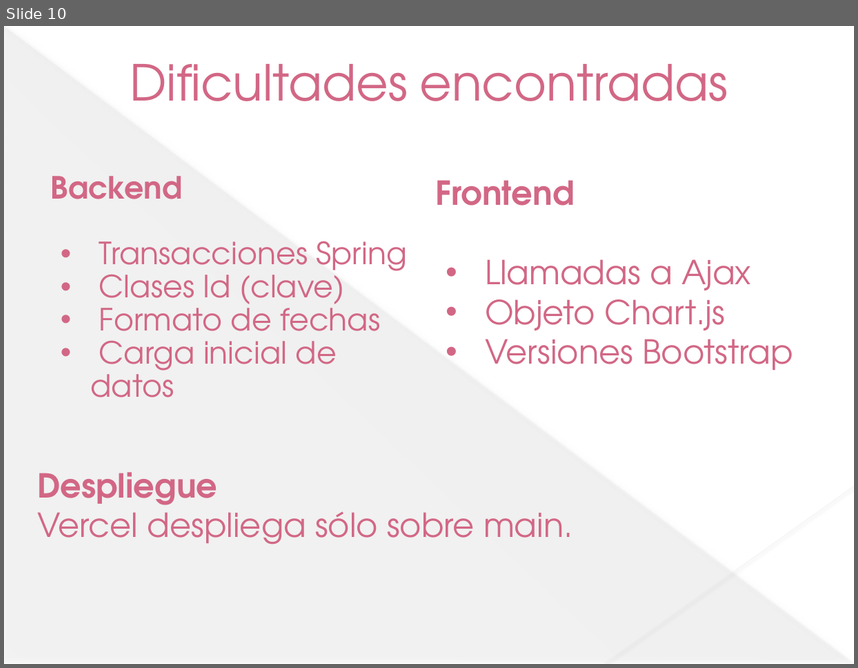
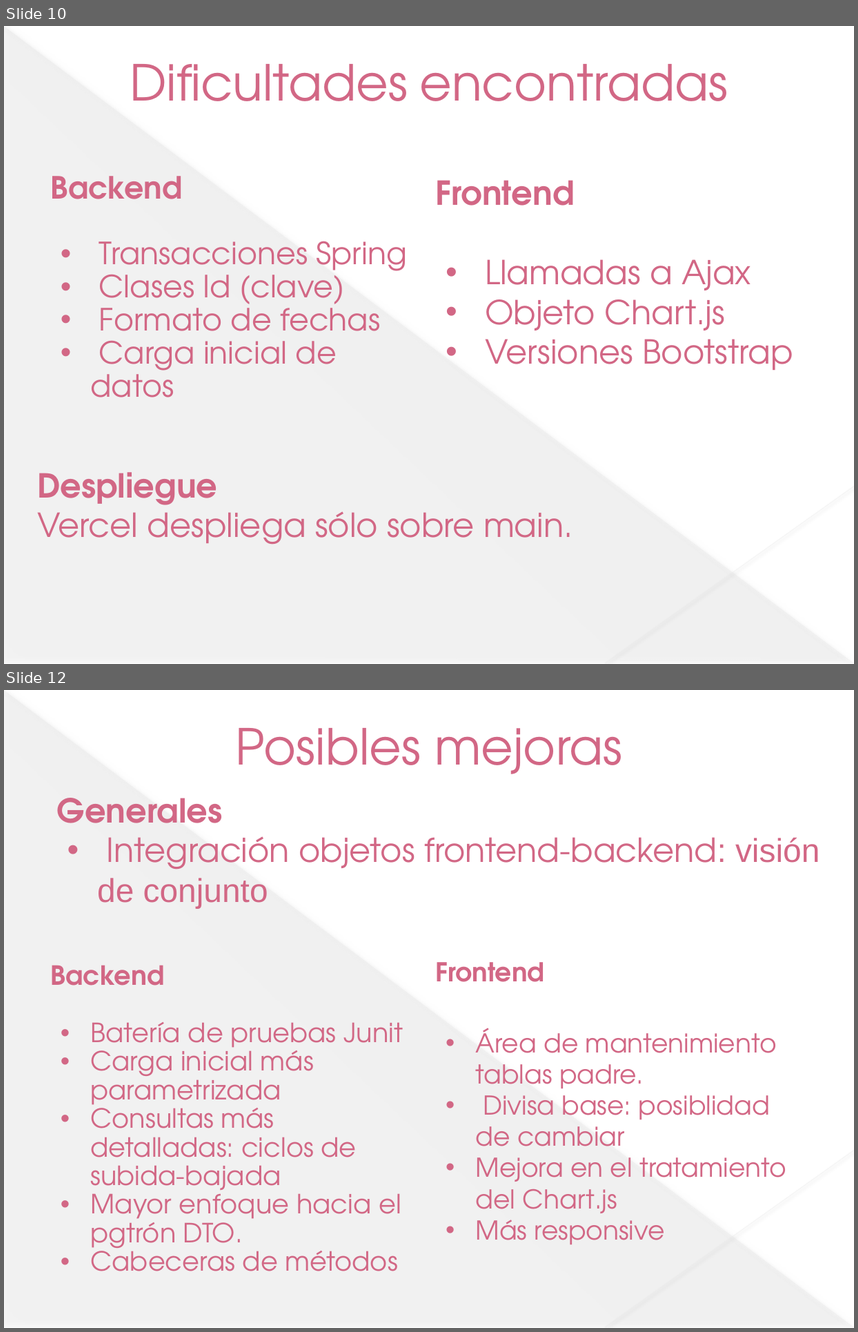
Before and after one commit to jesusdavidguti/ProyectoFinDeCurso, a slide deck: Presentación/Proyecto fin de curso.pptx. Shown one above the other, each under a label of ours: slide 10 before the commit, slides 10 and 12 after it; the slides between them are not shown. The pictures are 858x668 and 858x1332 pixels, drawn with LibreOffice and Linux fonts; fonts in the diff are those of the drawing. Boxes give left, top, right and bottom in pixels: in the first picture for what was removed or moved away, otherwise in the second. Text is boxed around its words. In the diff, an @@ line names an element or a change of style, - is before the commit and + after.

```diff
--- a/Presentación/Proyecto fin de curso.pptx
+++ b/Presentación/Proyecto fin de curso.pptx
@@ slide 12 added at [4,690,854,1328], background #FFFFFF; not listed: 3 template elements that a slide beside it also shows @@
@@ text added at [236,728,622,774], 42 pt, text #D26785 @@
+Posibles mejoras
@@ text added at [57,798,820,908], 28 pt, text #D26785 @@
+Generales
+• Integración objetos frontend-backend: visión de conjunto
@@ text added at [50,965,403,1271], 22.4 pt, text #D26785 @@
+Backend
+• Batería de pruebas Junit
+• Carga inicial más parametrizada
+• Consultas más detalladas: ciclos de subida-bajada
+• Mayor enfoque hacia el pgtrón DTO.
+• Cabeceras de métodos
@@ text added at [436,962,786,1244], 22 pt, text #D26785 @@
+Frontend
+• Área de mantenimiento tablas padre.
+• Divisa base: posiblidad de cambiar
+• Mejora en el tratamiento del Chart.js
+• Más responsive
```
Also in this commit, not shown: 3 slides changed.
